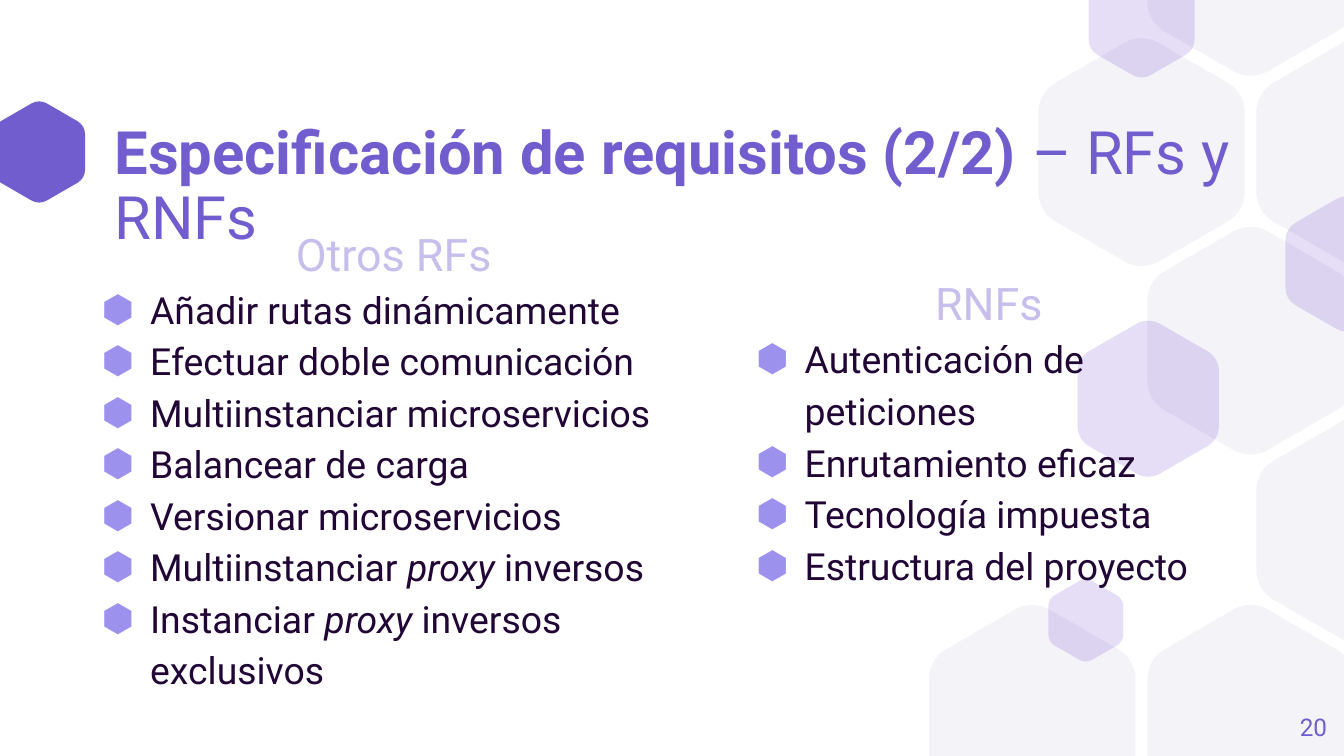
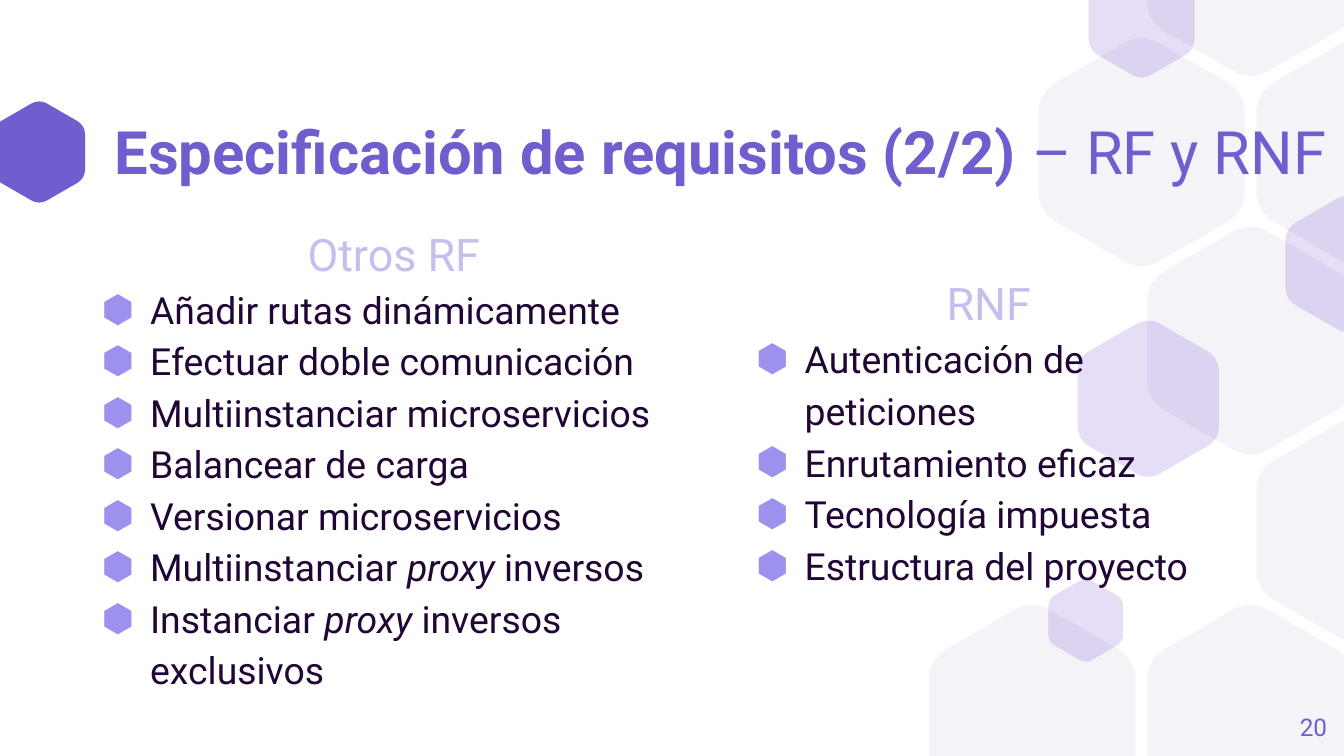
Before and after one commit to a1ex9788/TFG, a slide deck: slide 20 of TFG_AlejandroCarrion.pptx. Drawn at 1344x756 pixels with LibreOffice and Linux fonts; fonts in the diff are those of the drawing. Boxes give left, top, right and bottom in pixels: in the first picture for what was removed or moved away, otherwise in the second. Text is boxed around its words. In the diff, an @@ line names an element or a change of style, - is before the commit and + after.

```diff
--- a/TFG_AlejandroCarrion.pptx
+++ b/TFG_AlejandroCarrion.pptx
@@ title at [115, 127, 1326, 187]: text changed @@
-Especificación de requisitos (2/2) – RFs y RNFs
+Especificación de requisitos (2/2) – RF y RNF
@@ text at [308, 239, 480, 271]: text changed @@
-Otros RFs
+Otros RF
@@ text at [947, 288, 1031, 320]: text changed @@
-RNFs
+RNF
```
Also in this commit, not shown: 6 other slides changed, 1 slide removed.
